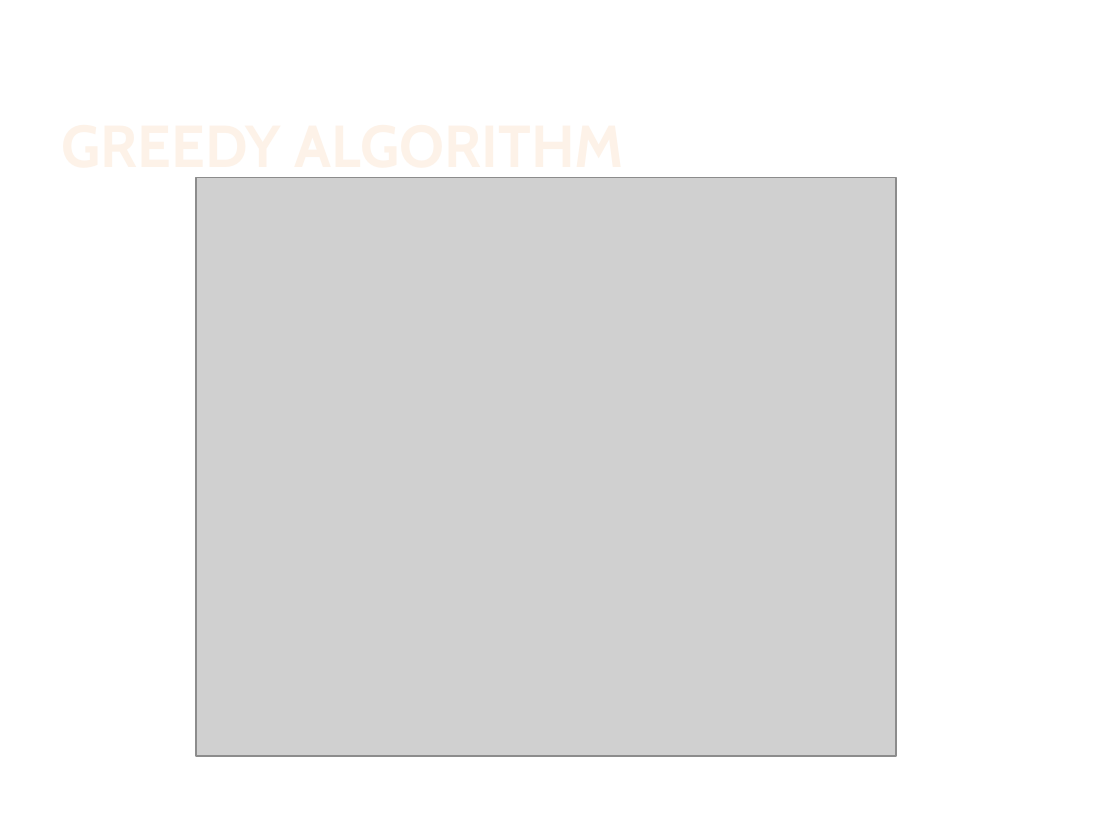
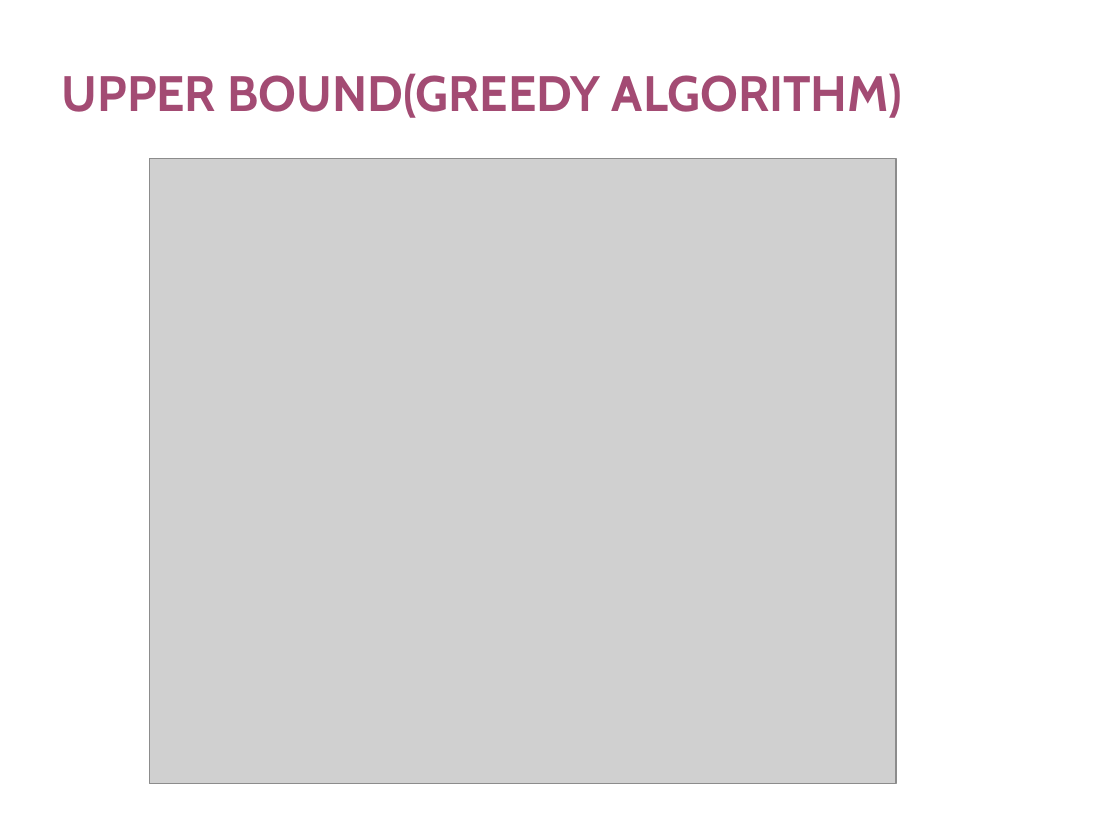
Before and after one commit to diagnoza/develop-, a slide deck: slide 8 of Project1-1/Phase3/Presentation-Phase3.pptx. Drawn at 1120x840 pixels with LibreOffice and Linux fonts; fonts in the diff are those of the drawing; grey boxes stand for pictures; background and template pictures are left out. Boxes give left, top, right and bottom in pixels: in the first picture for what was removed or moved away, otherwise in the second. Text is boxed around its words. In the diff, an @@ line names an element or a change of style, - is before the commit and + after.

```diff
--- a/Project1-1/Phase3/Presentation-Phase3.pptx
+++ b/Project1-1/Phase3/Presentation-Phase3.pptx
@@ title at bbox=[62, 73, 902, 118]: text changed; size 38 to 32 pt; text colour gradient #FEF7F1 to #FEF3E8 to #FBCF9C to #F9B94C to #A34B73 @@
-GREEDY ALGORITHM
+UPPER BOUND(GREEDY ALGORITHM)
@@ picture: place and size @@
-picture at bbox=[196, 177, 896, 756]
+picture at bbox=[149, 159, 896, 784]
```
Also in this commit, not shown: 15 other slides changed.
